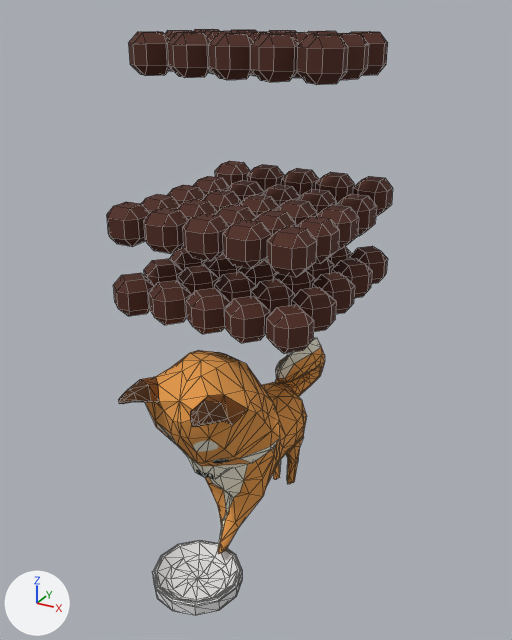
The OBJ model ChiBaApp/app/src/main/assets/models/emptyBowl/emptyBowl_frame10.obj, before and after one commit.
The view is the same before and after, from a 50 mm camera at (9.03, -16.55, 15.02) aimed at (0.3, -0.67, 7.08). Arrows for +X, +Y and +Z are at lower left; the lights stay in place. Mesh edges are drawn as thin lines. Where no turn or scale is listed for an object, it has been applied to the vertices.

In view in the first picture: 'emptyBowl_frame10'.
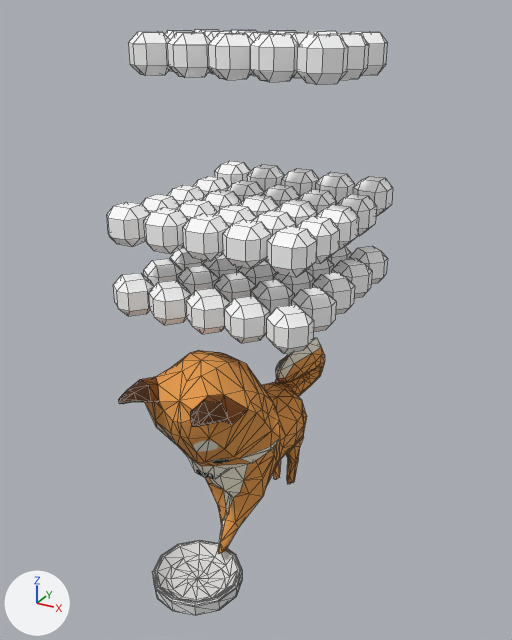
Pixel boxes (x1, y1, x2, y2) of what changed, in the pictures (512 x 640 px):
'emptyBowl_frame10', recoloured (brown to white)
    both: (107, 29, 393, 415)

The change in detail:
Material 'FressnapfFull:phong2SG' (mat_fressnapffull_phong2sg) changes colour from brown #502719 to white #ffffff; in linear values from (0.08, 0.02, 0.01) to (1.0, 1.0, 1.0).
